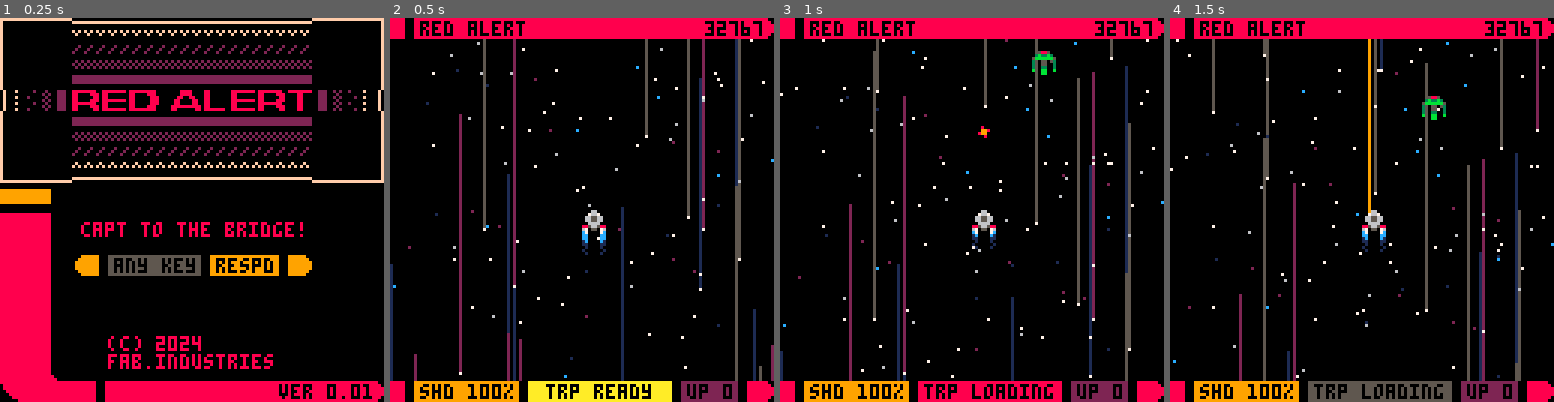
Above: before the commit, frames 1-4 (left to right).
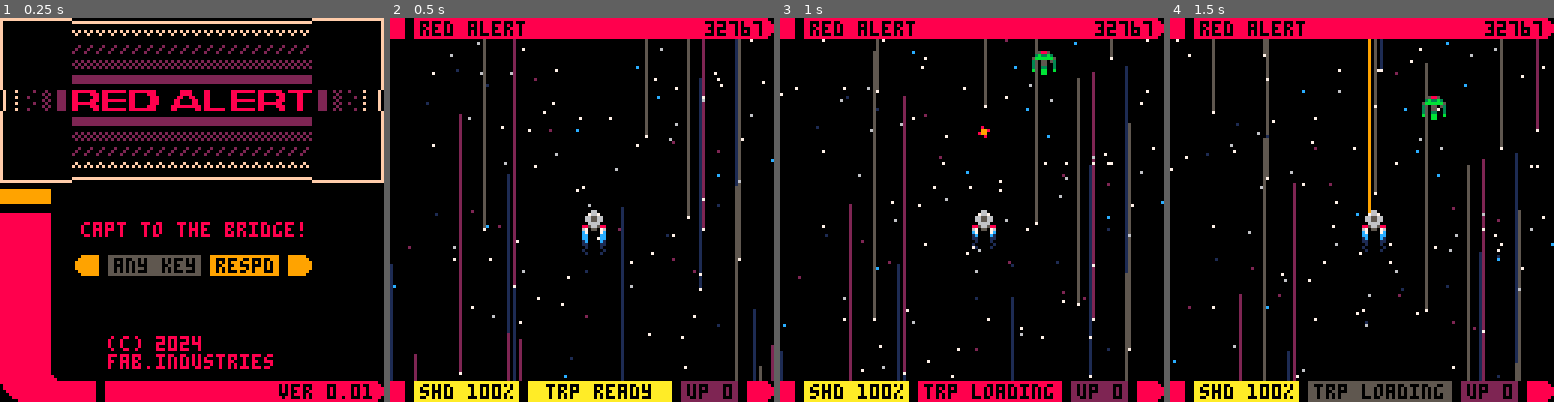
Above: after the commit, the same moments.

Repository: fab-industries/red-alert
Game: PICO-8 cartridge redalert.p8
Same seed, same stepped clock (60 frames per second), same inputs: the game is played once before the commit and once after it.
Inputs:
- Up to frame 1 (0.25 s): no input
- Up to frame 2 (0.5 s): tap X (X key) at 0.33 s
- Up to frame 3 (1 s): tap O (Z key) at 0.7 s
- Up to frame 4 (1.5 s): tap X (X key) at 1.07 s

Frame 1 is identical in both runs. In frame 2, 1.1% of the frame differs, in the area x 6-34%, y 94-100%; in frame 3, 1.1%; in frame 4, 1.1%.

Commit message:
Added invuln state and shield effect

Diff:
--- a/redalert.p8
+++ b/redalert.p8
@@ -53,7 +53,6 @@
  mode="game"
 
  score=32767
- shield=100
 
  tailspr={7,8,9}
  bulx=64
@@ -70,7 +69,9 @@
  ship.pht=0
  ship.torp=true
  ship.ttmr=0
+ ship.shield=100
  ship.cont=true
+ invuln=0
  stars={}
  torps={}
  enemies={}
@@ -153,6 +154,7 @@
   myen.y+=1
   if myen.y>128 then
    del(enemies,myen)
+   spwn_en()
   end
  end
 
@@ -178,21 +180,28 @@
   end
  end
 
-
  --collision ship x enemies
- for myen in all(enemies) do
-  if col(myen,ship) then
-   ship.cont=false
-   sfx(2)
-   del(enemies,myen)
-  end
- end
-
- --check if ship is dead
- if ship.cont==false then
-  mode="over"
-  return
- end
+ if invuln<=0 then
+	 for myen in all(enemies) do
+	  if col(myen,ship) then
+	   ship.shield-=30
+	   sfx(2)
+	   invuln=60
+	   --del(enemies,myen)
+
+	   if ship.cont==false then
+     mode="over"
+     return
+	   end
+
+	  end
+	 end
+	else
+	 invuln-=1
+ end
+
+ --check if shield is gone
+ if (ship.shield<=0) ship.cont=false
 
  --move ship
  ship.x+=ship.sx
@@ -249,10 +258,33 @@
 function draw_game()
  cls(0)
  starfield()
- draw_spr(ship)
-
- --animate ship trail
- spr(tailspr[t\3%3+1],ship.x,ship.y+7)
+ if invuln<=0 then
+  draw_spr(ship)
+  spr(tailspr[t\3%3+1],ship.x,ship.y+7)
+ else
+  --invuln state
+  if sin(t/7)<0.5 then
+   fillp(0xd7b6)
+   ovalfill(ship.x-3,ship.y-6,ship.x+10,ship.y+16,12)
+   fillp()
+   pal(5,12)
+   pal(6,12)
+   pal(7,12)
+   pal(8,2)
+   draw_spr(ship)
+   pal()
+   spr(tailspr[t\3%3+1],ship.x,ship.y+7)
+   oval(ship.x-3,ship.y-6,ship.x+10,ship.y+16,12)
+  else
+   pal(5,6)
+   pal(6,7)
+   pal(8,7)
+   draw_spr(ship)
+   pal()
+   spr(tailspr[t\3%3+1],ship.x,ship.y+7)
+   oval(ship.x-3,ship.y-6,ship.x+10,ship.y+16,7)
+  end
+ end
 
  --drawing enemies
  for myen in all(enemies) do
@@ -393,11 +425,25 @@
 	 print(score,105,1,0)
 	 rectfill(0,121,127,127,0)
 	 rectfill(0,121,4,127,8)
-	 rectfill(8,121,42,127,9)
+	 local scol={10,10}
+	 if ship.shield>60 then
+	  scol={10,10}
+	 elseif ship.shield>20 then
+	  scol={9,9}
+	 elseif ship.shield>0 then
+	  scol={8,8}
+	 elseif ship.shield<=0 then
+	  scol={8,5}
+	 end
+	 rectfill(8,121,42,127,scol[t\15%2+1])
 	 rectfill(97,121,115,127,2)
 	 rectfill(119,121,122,127,8)
 	 circfill(124,124,3,8)
-	 print("shd "..shield.."%",10,122,0)
+	 if ship.shield>0 then
+	  print("shd "..ship.shield.."%",10,122,0)
+	 else
+	  print("shd ".."off",10,122,0)
+	 end
 
 	 if ship.torp then
 	  rectfill(46,121,93,127,10)
